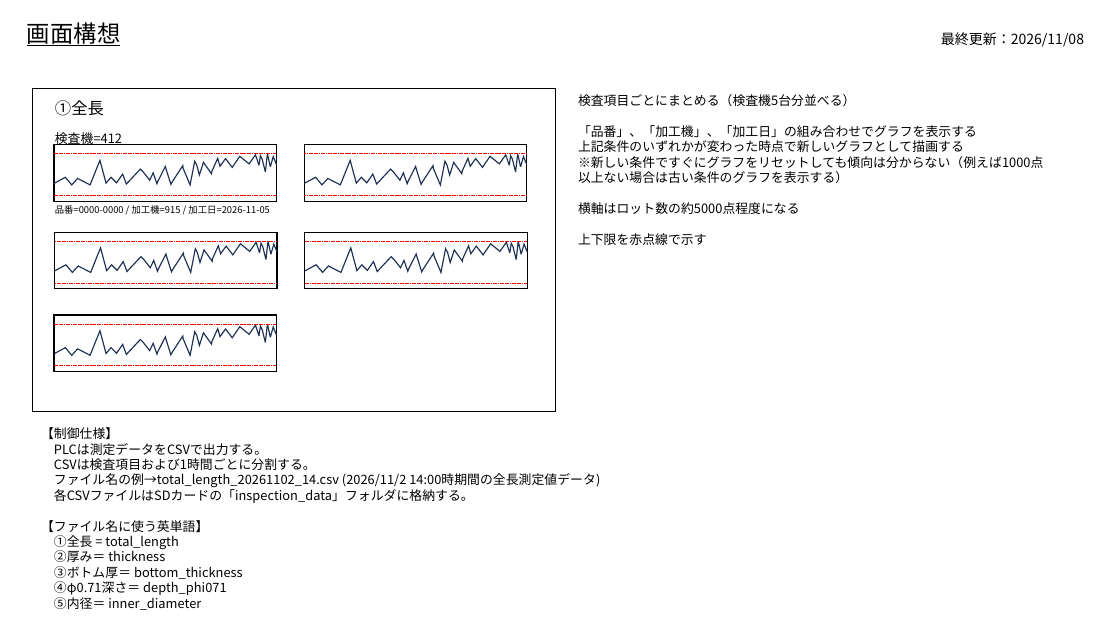
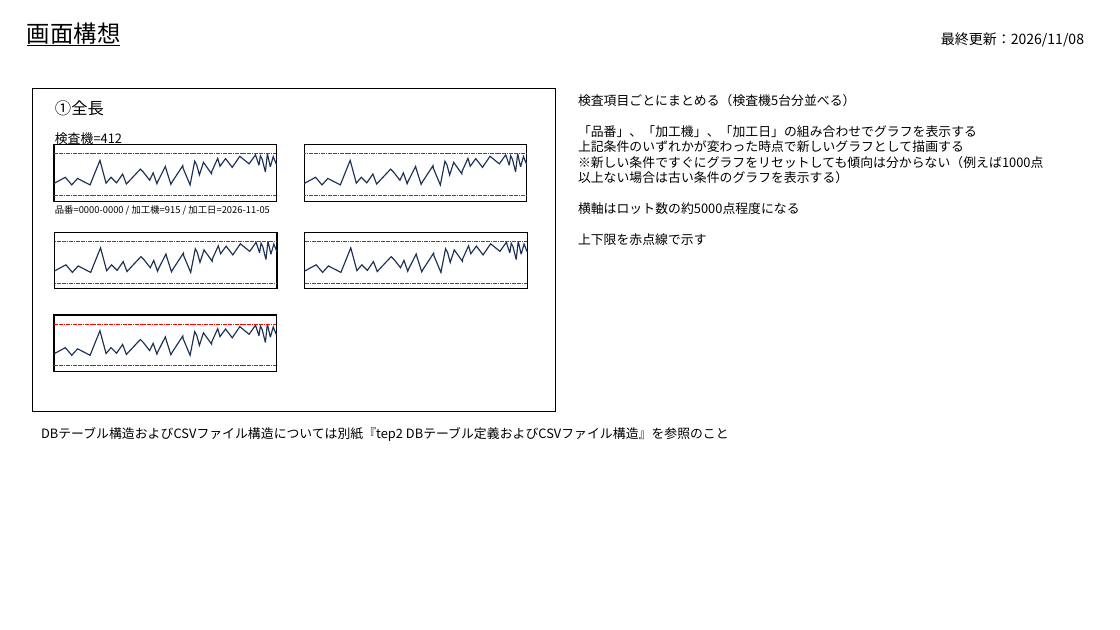
Before and after one commit to BUMZOH/body_inspect_visualize_coba, a slide deck: slide 3 of docs/Step2仕様書.pptx. Drawn at 1120x630 pixels with LibreOffice and Linux fonts; fonts in the diff are those of the drawing. Boxes give left, top, right and bottom in pixels: in the first picture for what was removed or moved away, otherwise in the second. Text is boxed around its words. In the diff, an @@ line names an element or a change of style, - is before the commit and + after.

```diff
--- a/docs/Step2仕様書.pptx
+++ b/docs/Step2仕様書.pptx
@@ text at <box>41,427,729,441</box>: text changed @@
-【制御仕様】
-PLCは測定データをCSVで出力する。
-CSVは検査項目および1時間ごとに分割する。
-ファイル名の例→total_length_20261102_14.csv (2026/11/2 14:00時期間の全長測定値データ)
-各CSVファイルはSDカードの「inspection_data」フォルダに格納する。
-【ファイル名に使う英単語】
-①全長 = total_length
-②厚み＝ thickness
-③ボトム厚＝ bottom_thickness
-④φ0.71深さ＝ depth_phi071
-⑤内径＝ inner_diameter
+DBテーブル構造およびCSVファイル構造については別紙『tep2 DBテーブル定義およびCSVファイル構造』を参照のこと
```
Also in this commit, not shown: 1 other slide changed, 1 slide added, 1 slide removed, 16 other files.
